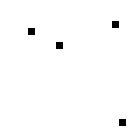
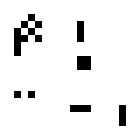
The second (140, 140) image is a revision of the first. Changes to its layers:
painted on "fruit3" over [14, 14, 126, 119]
